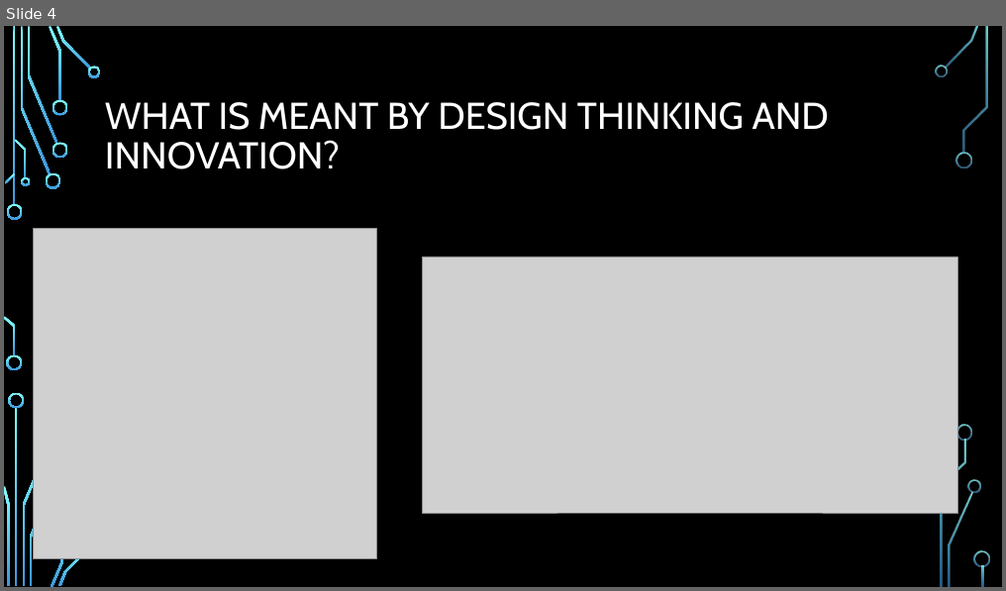
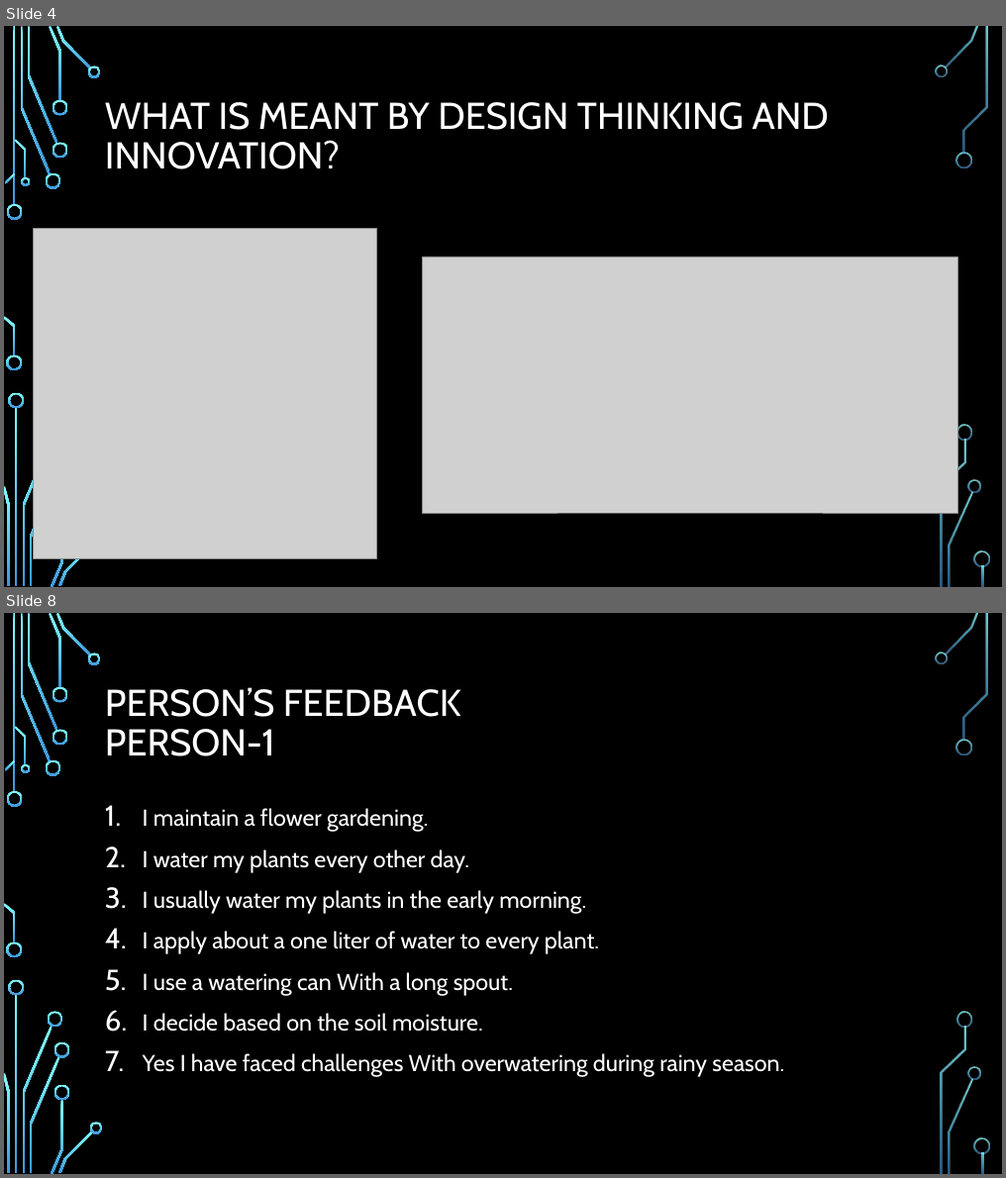
Before and after one commit to hemanthkumar29/design-think-website, a slide deck: public/team_presentations/team_7_presentation.pptx. Shown one above the other, each under a label of ours: slide 4 before the commit, slides 4 and 8 after it; the slides between them are not shown. The pictures are 1006x591 and 1006x1178 pixels, drawn with LibreOffice and Linux fonts; fonts in the diff are those of the drawing; grey boxes stand for pictures; background and template pictures are left out. Boxes give left, top, right and bottom in pixels: in the first picture for what was removed or moved away, otherwise in the second. Text is boxed around its words. In the diff, an @@ line names an element or a change of style, - is before the commit and + after.

```diff
--- a/public/team_presentations/team_7_presentation.pptx
+++ b/public/team_presentations/team_7_presentation.pptx
@@ slide 8 added at <box>4,613,1002,1174</box>, background picture (left out); not listed: 32 template elements that a slide beside it also shows @@
@@ title added at <box>105,687,461,757</box>, 36 pt, text #FFFFFF @@
+PERSON’S FEEDBACK
+PERSON-1
@@ text added at <box>143,808,784,1077</box>, 22.2 pt, text #FFFFFF @@
+1. I maintain a flower gardening.
+2. I water my plants every other day.
+3. I usually water my plants in the early morning.
+4. I apply about a one liter of water to every plant.
+5. I use a watering can With a long spout.
+6. I decide based on the soil moisture.
+7. Yes I have faced challenges With overwatering during rainy season.
@@ group added at <box>48,1011,103,1134</box>: 4 freeform shapes @@
```
Also in this commit, not shown: 6 slides changed, 8 other slides added, 6 slides removed, 1 other file.
